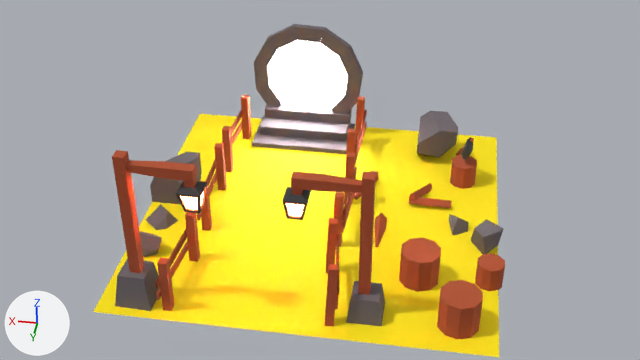
An edit to the Blender file 37-portalscene-baking-and-exporting-a-scene/blender.blend, drawn before and after from the same camera.
The view is the same before and after, from the file's camera 'Camera'. Every picture has the same lights, and +X, +Y and +Z are marked at lower left.

The scene before the commit, as lines of its bpy script (objects in view):
```python
ob_base_001 = bpy.data.objects.new('base.001', me_cube_004)
ob_base_001.location = (1.315, 1.618, 0.15)
ob_base_001.rotation_euler = (0.0, 0.0, 3.106)  # degrees (0, 0, 178)
ob_base_001.scale = (0.191, 0.191, 0.191)
ob_cube_001 = bpy.data.objects.new('Cube.001', me_cube_007)
ob_cube_001.location = (0.981, -0.02, 0.11)
ob_cube_001.rotation_euler = (-0.000396, 0.00318, 0.0318)  # degrees (0, 0.2, 1.8)
ob_cube_002 = bpy.data.objects.new('Cube.002', me_cube_003)
ob_cube_002.location = (0.981, 1.317, 0.11)
ob_cube_002.rotation_euler = (0.00102, -0.00594, -0.0598)  # degrees (0.1, -0.3, -3.4)
ob_cube_003 = bpy.data.objects.new('Cube.003', me_cube_008)
ob_cube_003.location = (0.981, -1.209, 0.11)
ob_cube_003.rotation_euler = (0.00102, -0.00596, -0.06)  # degrees (0.1, -0.3, -3.4)
ob_cube_004 = bpy.data.objects.new('Cube.004', me_cube_009)
ob_cube_004.location = (-0.567, -1.265, 0.156)
ob_cube_004.rotation_euler = (0.00138, 0.0261, 3.121)  # degrees (0.1, 1.5, 179)
ob_cube_005 = bpy.data.objects.new('Cube.005', me_cube_010)
ob_cube_005.location = (-0.609, 0.079, 0.169)
ob_cube_005.rotation_euler = (-0.00171, 0.0256, 3.117)  # degrees (-0.1, 1.5, 179)
ob_plane = bpy.data.objects.new('Plane', me_plane_004)
ob_plane.location = (-0.301, -0.086, -0.025)
ob_pole = bpy.data.objects.new('pole', me_cube_016)
ob_pole.location = (-0.992, 1.496, -0.467)
ob_pole.scale = (0.35, 0.35, 0.35)
ob_pole_001 = bpy.data.objects.new('pole.001', me_cube_005)
ob_pole_001.location = (1.315, 1.618, -0.38)
ob_pole_001.rotation_euler = (0.0, 0.0, 3.106)  # degrees (0, 0, 178)
ob_pole_001.scale = (0.35, 0.35, 0.35)
# also in view: 'Cube.011' at (1.44, 0.88, 0.05); 'Cube.006' at (-0.62, 1.27, 0.28); 'Cylinder.003' at (-1.89, -0.99, 0.11); 'Cube.023' at (0.18, -1.82, 0.09); 'Cylinder.002' at (-2.2, 0.84, 0.1)
```
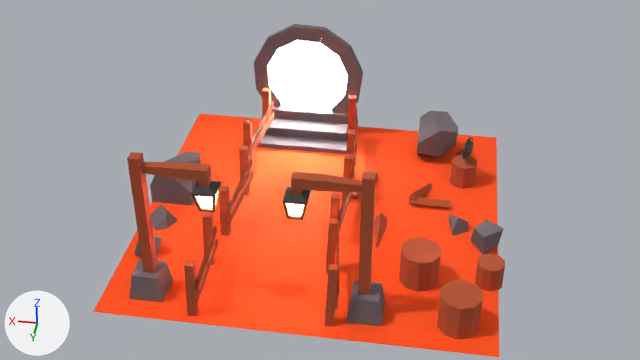
Where the newer file only moved an object's origin or applied its transform, the numbers keep the older frame.

Changed parts and their boxes [x1, y1, x2, y2] in the pictures (640 x 360 px; the box of a moved part takes in the faces that stretch with it):
```json
{"object": "Plane", "change": "recoloured", "before": [93, 114, 499, 357], "after": [93, 114, 499, 357], "on screen": "yellow to orange"}
{"object": "pole.001", "change": "reshaped", "before": [112, 150, 197, 273], "after": [127, 152, 211, 273]}
{"object": "Cube.002", "change": "moved, turned", "before": [155, 212, 200, 311], "after": [219, 145, 254, 236]}
{"object": "Cube.001", "change": "moved, turned", "before": [197, 143, 227, 231], "after": [184, 212, 218, 316]}
{"object": "base.001", "change": "moved, turned", "before": [115, 258, 160, 311], "after": [130, 259, 173, 303]}
{"object": "Cube.003", "change": "moved, turned", "before": [222, 95, 251, 172], "after": [243, 88, 274, 161]}
{"object": "Cube.005", "change": "moved, turned", "before": [334, 152, 358, 247], "after": [330, 154, 355, 234]}
{"object": "Cube.004", "change": "moved, turned", "before": [345, 96, 367, 175], "after": [347, 95, 358, 178]}
{"object": "lamp frame.001", "change": "moved, turned", "before": [176, 181, 207, 213], "after": [191, 180, 221, 212]}
{"object": "lamp.002", "change": "moved, turned", "before": [181, 191, 204, 210], "after": [196, 192, 218, 209]}
{"part": 1, "of": "me_cube_005", "change": "moved or reshaped", "before": [112, 150, 144, 273], "after": [127, 152, 158, 273]}
{"part": 2, "of": "me_cube_005", "change": "moved or reshaped", "before": [184, 177, 197, 188], "after": [198, 178, 211, 187]}
{"part": 3, "of": "me_cube_005", "change": "deleted", "before": [126, 160, 197, 181]}
{"part": 4, "of": "me_cube_005", "change": "added", "after": [141, 162, 211, 181]}
```

The change, as JSON lines over the scene's bpy script:
```json
{"op": "set", "path": "mat_grass.base_color", "old": "(1.0, 0.793, 0.00167)", "new": "(1.0, 0.0772, 0.00513)", "note": "yellow #ffe606 -> orange #ff4f10"}
{"block": "me_cube_005", "where": "# used by ob_pole_001; location = (1.315, 1.618, -0.38); rotation_euler = (0.0, 0.0, 3.106), in degrees (0, 0, 178); scale = (0.35, 0.35, 0.35)"}
{"op": "remove", "block": "me_cube_005", "code": "me_cube_005.from_pydata(...)  # 28 vertices, 20 faces; spans x -0.1..2.06, y -0.17..0.15, z 0.82..5.96"}
{"op": "add", "block": "me_cube_005", "code": "me_cube_005.from_pydata(...)  # 28 vertices, 19 faces; spans x 0.14..2.31, y 0.18..0.58, z 0.57..5.71"}
{"block": "me_cube_005", "change": "me_cube_005 part 1: the loose piece of 8 vertices spanning x -0.1..0.22, y -0.17..0.15, z 0.82..5.96 is moved by (0.25, 0.36, -0.25)"}
{"block": "me_cube_005", "change": "me_cube_005 part 2: the loose piece of 8 vertices spanning x 1.77..2.05, y -0.15..0.11, z 5.05..5.72 is moved by (0.25, 0.42, -0.25)"}
{"block": "me_cube_005", "change": "me_cube_005 part 3: the loose piece of 12 vertices spanning x -0.07..2.06, y -0.17..0.15, z 5.45..5.77 is deleted"}
{"block": "me_cube_005", "change": "me_cube_005 part 4: 12 vertices added at x 0.18..2.31, y 0.23..0.58, z 5.2..5.53"}
{"op": "set", "path": "ob_cube_001.location", "old": "(0.981, -0.02, 0.11)", "new": "(0.686, 1.397, 0.146)"}
{"op": "set", "path": "ob_cube_001.rotation_euler", "old": "(-0.000396, 0.00318, 0.0318)", "new": "(-0.00117, 0.0386, 3.19)", "note": "degrees (0, 0.2, 1.8) -> degrees (-0.1, 2.2, 183)"}
{"op": "set", "path": "ob_cube_002.location", "old": "(0.981, 1.317, 0.11)", "new": "(0.636, 0.088, 0.146)"}
{"op": "set", "path": "ob_cube_002.rotation_euler", "old": "(0.00102, -0.00594, -0.0598)", "new": "(0.0409, 0.0298, 3.087)", "note": "degrees (0.1, -0.3, -3.4) -> degrees (2.3, 1.7, 177)"}
{"op": "set", "path": "ob_cube_003.location", "old": "(0.981, -1.209, 0.11)", "new": "(0.681, -1.292, 0.16)"}
{"op": "set", "path": "ob_cube_003.rotation_euler", "old": "(0.00102, -0.00596, -0.06)", "new": "(0.0121, 0.0358, 3.052)", "note": "degrees (0.1, -0.3, -3.4) -> degrees (0.7, 2.1, 175)"}
{"op": "set", "path": "ob_cube_004.location", "old": "(-0.567, -1.265, 0.156)", "new": "(-0.522, -1.26, 0.168)"}
{"op": "set", "path": "ob_cube_004.rotation_euler", "old": "(0.00138, 0.0261, 3.121)", "new": "(0.0386, 0.00503, 3.254)", "note": "degrees (0.1, 1.5, 179) -> degrees (2.2, 0.3, 186)"}
{"op": "set", "path": "ob_cube_005.location", "old": "(-0.609, 0.079, 0.169)", "new": "(-0.563, 0.041, 0.122)"}
{"op": "set", "path": "ob_cube_005.rotation_euler", "old": "(-0.00171, 0.0256, 3.117)", "new": "(0.0000744, 0.0427, 3.095)", "note": "degrees (-0.1, 1.5, 179) -> degrees (0, 2.4, 177)"}
{"op": "set", "path": "ob_base_001.location", "old": "(1.315, 1.618, 0.15)", "new": "(1.225, 1.496, 0.063)"}
{"op": "set", "path": "ob_base_001.rotation_euler", "old": "(0.0, 0.0, 3.106)", "new": "(0.0, 0.0, 3.142)", "note": "degrees (0, 0, 178) -> degrees (0, 0, 180)"}
{"op": "set", "path": "ob_lamp_frame_001.location", "old": "(1.315, 1.618, -0.586)", "new": "(1.225, 1.496, -0.673)"}
{"op": "set", "path": "ob_lamp_frame_001.rotation_euler", "old": "(0.0, 0.00703, 3.106)", "new": "(0.0, 0.00703, 3.142)", "note": "degrees (0, 0.4, 178) -> degrees (0, 0.4, 180)"}
{"op": "set", "path": "ob_lamp_002.location", "old": "(1.315, 1.618, -0.586)", "new": "(1.225, 1.496, -0.673)"}
{"op": "set", "path": "ob_lamp_002.rotation_euler", "old": "(0.0, 0.00703, 3.106)", "new": "(0.0, 0.00703, 3.142)", "note": "degrees (0, 0.4, 178) -> degrees (0, 0.4, 180)"}
```
